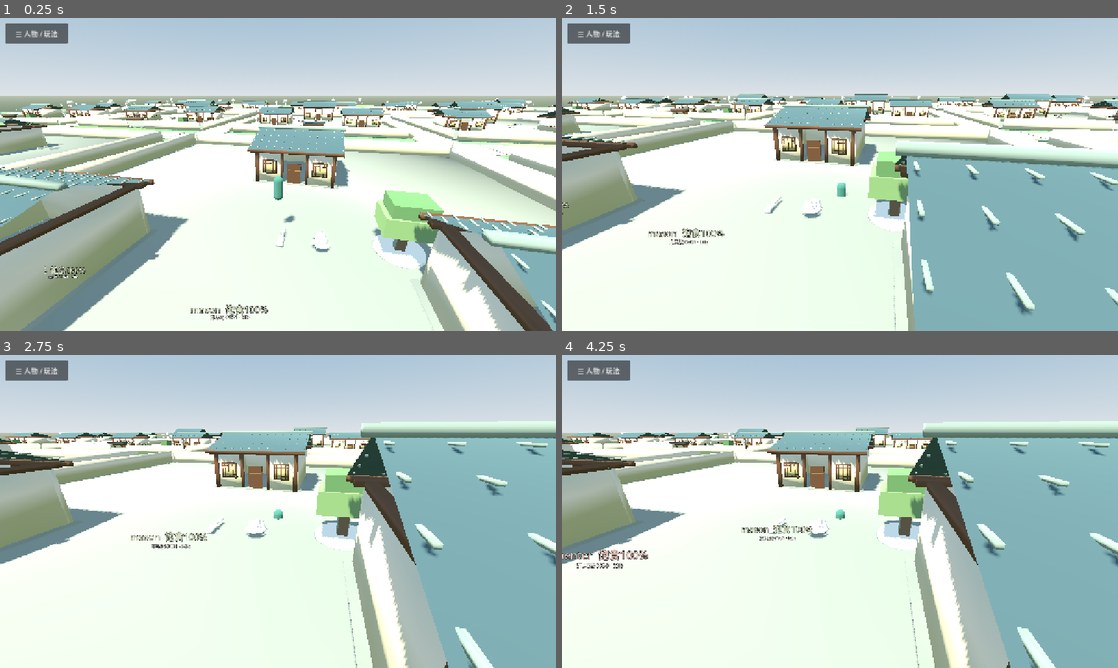
Above: before the commit, frames 1-4 (two rows, left to right).
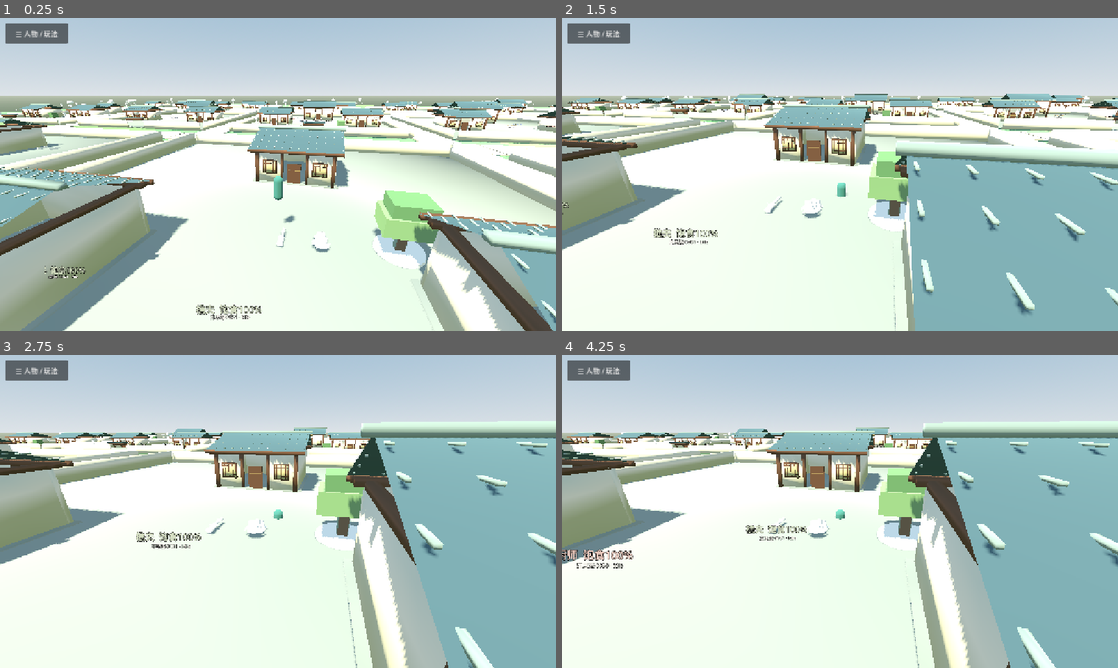
Above: after the commit, the same moments.

Repository: 160701541-cell/xinyanshuo
Game: Godot game, scene res://scenes/main.tscn
Two runs of this game, one before a commit and one after it. Both use one fixed random seed, a clock stepped at 60 frames per second and the inputs below.
Inputs (mouse positions are in pixels of both pictures, inside the frame that each line leads up to):
- Up to frame 1 (0.25 s): no input
- Up to frame 2 (1.5 s): move the mouse to (962, 158) at 0.52 s; hold D 0.53-1.25 s; hold Shift 0.53-1.25 s; click (962, 158) at 0.67 s; drag from (728, 190) to (812, 237) at 1.27 s
- Up to frame 3 (2.75 s): move the mouse to (333, 442) at 2.02 s; hold D from 2.03 s (still down); hold Shift from 2.03 s (still down)
- Up to frame 4 (4.25 s): release D at 2.75 s; release Shift at 2.75 s; drag from (812, 574) to (673, 464) at 2.77 s; move the mouse to (1006, 558) at 3.52 s; hold A from 3.53 s (still down); hold Shift from 3.53 s (still down)

The runs differ from the first frame. In frame 1, 0.4% of the frame differs, in the area x 4-99%, y 30-95%; in frame 2, 0.4%; in frame 3, 0.4%; in frame 4, 0.7%, in the area x 0-60%, y 27-66%.

Commit message:
feat(NPC world): include real settlement guard occupation for approved Quaternius CC0 animated knight asset; preserve craft/builder professions

Diff:
--- a/game-source/godot3d/scripts/world_main.gd
+++ b/game-source/godot3d/scripts/world_main.gd
@@ -114,7 +114,7 @@
 	# WorldX generates reusable MATERIAL surface art, not prebuilt houses.
 	var work_roles := ["farmer","woodcutter","quarryman","cook","potter",
 		"farmer","farmer","cook","woodcutter","farmer",
-		"carpenter","mason","builder"]
+		"carpenter","mason","builder","guard"]
 	for n in range(citizen_nodes.size()):
 		life_sim.call("add_citizen",
 			String(citizen_nodes[n].get_meta("entity_id","")),
